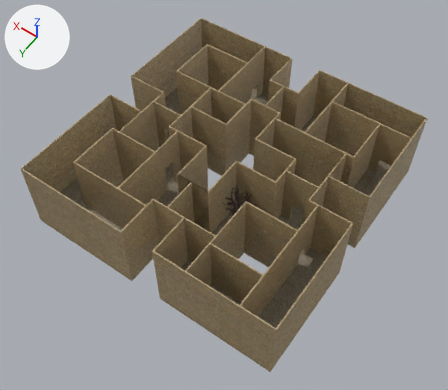
What one commit did to the OBJ model assets/meshes/levels/level2.obj.
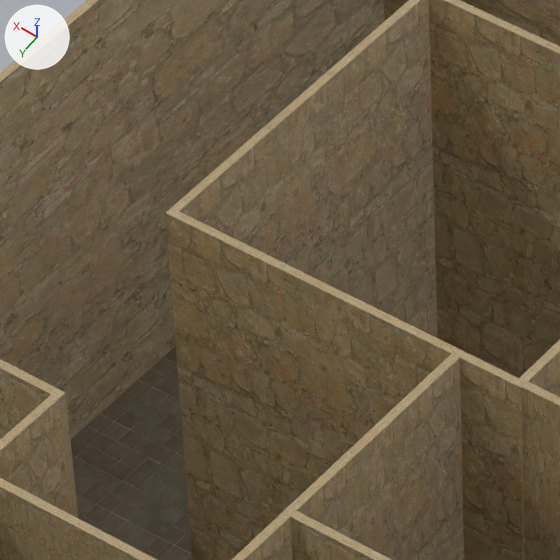
The first picture shows the older version from a camera (50 mm lens) standing at (-27.6, 63.9, 125.4) and looking at (28.1, -14.2, 2.8). The close-ups show both versions on the part from 35% to 50% of the width and 12% to 29% of the height of that picture; other places that the commit changed are outside them. The lights are fixed; the arrows at upper left show +X, +Y and +Z. Where no turn or scale is listed for an object, it has been applied to the vertices.

In view in the first close-up: 'Cube.084_Cube.095', 'Cube.085_Cube.096', 'Cube.086_Cube.097', 'Cube.101_Cube.112', 'Cube.112_Cube.123', 'Cube.113_Cube.124', 'Cube.114_Cube.125', 'Cube.149_Cube.160', 'Cube.252_Cube.264', 'Cube.253_Cube.265', 'Cube.254_Cube.266', 'Cube.273_Cube.286'.
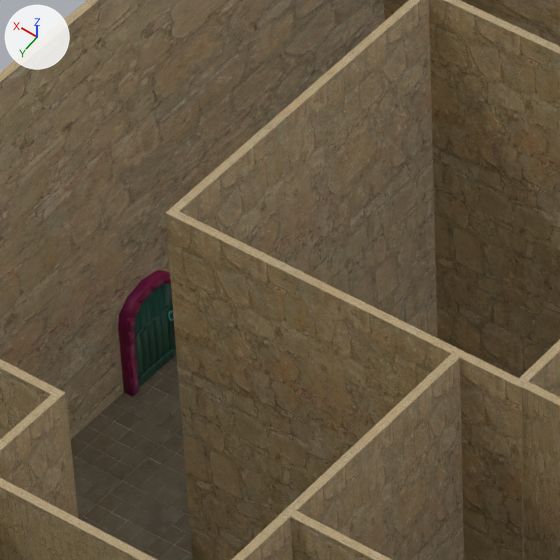
The change, as a list of edits to the scene's bpy script:
```text
Add img_textures_png:
    img_textures_png = load_image('Textures.png', '../../textures/Textures.png', 64, 64, 'sRGB')
Add mat_door:
    mat_door = principled_material('door')
    mat_door.texture = img_textures_png
    mat_door.roughness = 0.576
Add mat_door_frame:
    mat_door_frame = principled_material('door_frame')
    mat_door_frame.texture = img_textures_png
    mat_door_frame.roughness = 0.576
Add me_closeddoor_01_mesh_142:
    me_closeddoor_01_mesh_142.from_pydata(...)  # 221 vertices, 298 faces; spans x 63.61..64.14, y -40.61..-38.36, z 0.18..3.99
    me_closeddoor_01_mesh_142.materials.append(mat_door)  # picture img_textures_png
Add me_archdoorway_01_mesh_129:
    me_archdoorway_01_mesh_129.from_pydata(...)  # 186 vertices, 218 faces; spans x 63.57..64.13, y -40.97..-38.0, z 0.15..4.27
    me_archdoorway_01_mesh_129.materials.append(mat_door_frame)  # picture img_textures_png
Add ob_closeddoor_01_mesh_142:
    ob_closeddoor_01_mesh_142 = bpy.data.objects.new('closedDoor_01_Mesh.142', me_closeddoor_01_mesh_142)
    ob_closeddoor_01_mesh_142.location = (0.0, 0.0, 0.0)
Add ob_archdoorway_01_mesh_129:
    ob_archdoorway_01_mesh_129 = bpy.data.objects.new('archDoorway_01_Mesh.129', me_archdoorway_01_mesh_129)
    ob_archdoorway_01_mesh_129.location = (0.0, 0.0, 0.0)
```

Changed parts and their boxes (x1, y1, x2, y2) in the close-ups (560 x 560 px):
'closedDoor_01_Mesh.142', added (green)
    after: (134, 283, 176, 387)
'archDoorway_01_Mesh.129', added
    after: (118, 270, 176, 396)
